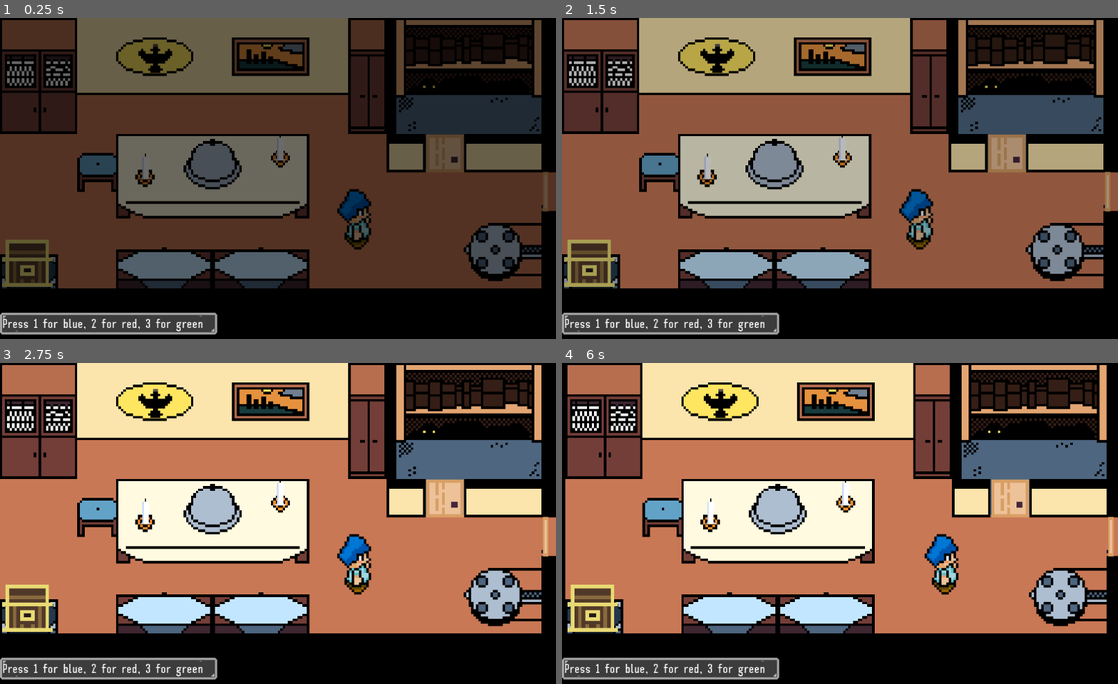
Above: before the commit, frames 1-4 (two rows, left to right).
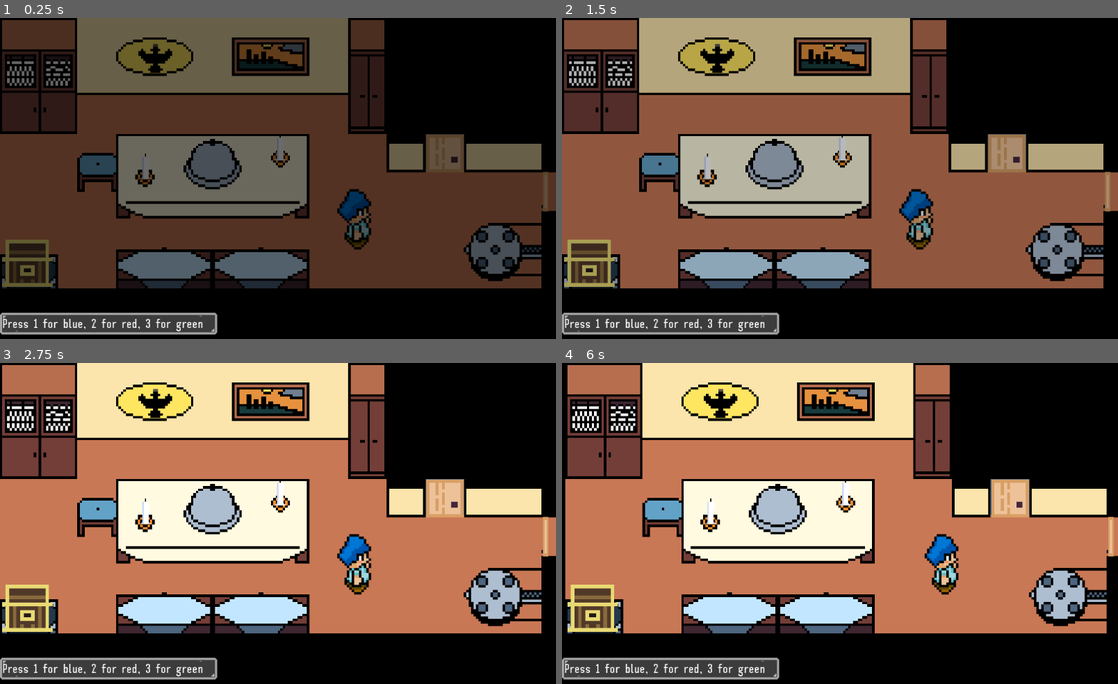
Above: after the commit, the same moments.

Repository: Archeologits/Fourgotten
Game: Godot game, scene res://Main.tscn
The game is run twice, just before and just after one commit, with the same random seed, the same clock (stepped at 60 frames per second) and the same inputs. Sound files missing from this copy of the repository are replaced by a short silence.
Inputs:
- Up to frame 1 (0.25 s): no input
- Up to frame 2 (1.5 s): click "New Game" at 0.5 s; click "New Game" at 1.25 s
- Up to frame 3 (2.75 s): click "Continue" at 2 s
- Up to frame 4 (6 s): click "Continue" at 2.75 s; click "Options" at 3.5 s; click "Apply Changes" at 4.25 s; click "Back" at 5 s; tap Enter (ui_accept) at 5.75 s; hold Right (ui_right) from 5.78 s (still down); hold E (interact) from 5.78 s (still down)

The runs differ from the first frame. In frame 1, 4.4% of the frame differs, in the area x 71-98%, y 0-37%; in frame 2, 6.0%; in frame 3, 6.2%; in frame 4, 6.1%.

Commit message:
First sound effects added

Diff:
--- a/Main.tscn
+++ b/Main.tscn
@@ -21,6 +21,7 @@
 [ext_resource path="res://common/furniture/chute/kitchen/KitchenGarbageChute.tscn" type="PackedScene" id=19]
 [ext_resource path="res://common/doors/GreenDoor/GreenDoor.tscn" type="PackedScene" id=20]
 [ext_resource path="res://common/foodbowl/FoodBowl.tscn" type="PackedScene" id=21]
+[ext_resource path="res://common/effects/pantry/Pantry.tscn" type="PackedScene" id=22]
 [ext_resource path="res://common/furniture/Crow/Crow.tscn" type="PackedScene" id=23]
 [ext_resource path="res://common/furniture/Chest/Chest.tscn" type="PackedScene" id=24]
 [ext_resource path="res://common/doors/PantryDoor/PantryDoor.tscn" type="PackedScene" id=25]
@@ -117,14 +118,14 @@
 [node name="Chest" parent="Furniture/BlueRoom" instance=ExtResource( 24 )]
 position = Vector2( 109.297, 1043.4 )
 
+[node name="Candle1" parent="Furniture/BlueRoom" instance=ExtResource( 14 )]
+position = Vector2( 304.741, 907.209 )
+
+[node name="Candle2" parent="Furniture/BlueRoom" instance=ExtResource( 14 )]
+position = Vector2( 527.609, 875.94 )
+
 [node name="PantryDoor" parent="Furniture/BlueRoom" instance=ExtResource( 25 )]
 position = Vector2( 800.232, 875.112 )
-
-[node name="Candle1" parent="Furniture/BlueRoom" instance=ExtResource( 14 )]
-position = Vector2( 304.741, 907.209 )
-
-[node name="Candle2" parent="Furniture/BlueRoom" instance=ExtResource( 14 )]
-position = Vector2( 527.609, 875.94 )
 
 [node name="BlueDoor" parent="Furniture/BlueRoom" instance=ExtResource( 26 )]
 position = Vector2( 968.472, 927.955 )
@@ -151,6 +152,12 @@
 
 [node name="RottenMeat" parent="Furniture/BlueRoom" instance=ExtResource( 9 )]
 position = Vector2( 415.856, 869.986 )
+
+[node name="Pantry" parent="Furniture/BlueRoom" instance=ExtResource( 22 )]
+margin_left = 707.611
+margin_top = 632.337
+margin_right = 1037.61
+margin_bottom = 832.337
 
 [node name="RedRoom" type="Node" parent="Furniture"]
 
@@ -308,6 +315,7 @@
 
 [node name="AudioPlayer" type="AudioStreamPlayer" parent="."]
 
+[connection signal="opened" from="Furniture/BlueRoom/PantryDoor" to="Furniture/BlueRoom/Pantry" method="_on_door_opened"]
 [connection signal="merge" from="Player1" to="." method="_on_merge"]
 [connection signal="merge" from="Player2" to="." method="_on_merge"]
 [connection signal="merge" from="Player3" to="." method="_on_merge"]
--- a/common/book/RecipeBook.gd
+++ b/common/book/RecipeBook.gd
@@ -4,14 +4,14 @@
 # Member variables
 export (String) var message : String = "Press 'E' to interact"
 onready var destination : Position2D = get_node("../RecipeBookDestination")
-var last_player : Player
 
 var pushed_down : bool = false
 var item_collected : bool = false
+var last_player : Player
 
 func interact(body : Player) -> void:
   if !pushed_down:
-    # Red pushes book down the hole (move book to Blue Room Pantry)
+    # Red pushes book down to Blue room pantry
     position = destination.position
     pushed_down = true
   elif !item_collected:
--- a/common/book/RecipeBook.tscn
+++ b/common/book/RecipeBook.tscn
@@ -1,7 +1,8 @@
-[gd_scene load_steps=4 format=2]
+[gd_scene load_steps=5 format=2]
 
 [ext_resource path="res://common/book/RecipeBook.gd" type="Script" id=1]
 [ext_resource path="res://common/book/recipebook.png" type="Texture" id=2]
+[ext_resource path="res://sounds/effects/7. BOOK FALLS TO FLOOR BELOW MASTER.wav" type="AudioStream" id=3]
 
 [sub_resource type="RectangleShape2D" id=1]
 extents = Vector2( 70, 70 )
@@ -16,5 +17,8 @@
 [node name="Collision" type="CollisionShape2D" parent="."]
 shape = SubResource( 1 )
 
+[node name="Audio" type="AudioStreamPlayer2D" parent="."]
+stream = ExtResource( 3 )
+
 [connection signal="body_entered" from="." to="." method="_on_player_entered"]
 [connection signal="body_exited" from="." to="." method="_on_player_exited"]
--- a/common/doors/BlueDoor/BlueDoor.tscn
+++ b/common/doors/BlueDoor/BlueDoor.tscn
@@ -1,8 +1,9 @@
-[gd_scene load_steps=7 format=2]
+[gd_scene load_steps=8 format=2]
 
 [ext_resource path="res://common/doors/Door.gd" type="Script" id=1]
 [ext_resource path="res://common/doors/BlueDoor/door2_open.png" type="Texture" id=2]
 [ext_resource path="res://common/doors/BlueDoor/door2_closed.png" type="Texture" id=3]
+[ext_resource path="res://sounds/effects/16. DOOR OPENS MASTER.wav" type="AudioStream" id=4]
 
 [sub_resource type="SpriteFrames" id=1]
 animations = [ {
@@ -42,5 +43,8 @@
 [node name="Interact" type="CollisionShape2D" parent="Interact"]
 shape = SubResource( 3 )
 
+[node name="Audio" type="AudioStreamPlayer2D" parent="."]
+stream = ExtResource( 4 )
+
 [connection signal="body_entered" from="Interact" to="." method="_on_player_entered"]
 [connection signal="body_exited" from="Interact" to="." method="_on_player_exited"]
--- a/common/doors/Door.gd
+++ b/common/doors/Door.gd
@@ -7,21 +7,25 @@
 export (String) var message : String = "Press 'E' to interact"
 export (String) var closed : String = "Can't open"
 export (String) var opened : String = "Door opened!!"
-onready var interact : Area2D = $Interact
 
+var interactible : bool = true
 var door_opened : bool = false
-var interactible : bool = true
 var last_player : Player
 
+signal opened()
+
 func _ready() -> void:
-  interact.connect("body_entered", self, "_on_player_entered")
-  interact.connect("body_exited", self, "_on_player_exited")
+  $Interact.connect("body_entered", self, "_on_player_entered")
+  $Interact.connect("body_exited", self, "_on_player_exited")
 
 func interact(body : Player) -> void:
   if !door_opened and (key_name == "" or body.tools.has(key_name)):
     Util.swap_message(opened)
     door_opened = true
     $Collision.queue_free()
+    $Interact.queue_free()
+    emit_signal("opened")
+    $Audio.play()
     play("open")
   else:
     Util.swap_message(closed)
--- a/common/doors/GreenDoor/GreenDoor.tscn
+++ b/common/doors/GreenDoor/GreenDoor.tscn
@@ -1,8 +1,9 @@
-[gd_scene load_steps=7 format=2]
+[gd_scene load_steps=8 format=2]
 
 [ext_resource path="res://common/doors/BlueDoor/door2_open.png" type="Texture" id=1]
 [ext_resource path="res://common/doors/BlueDoor/door2_closed.png" type="Texture" id=2]
 [ext_resource path="res://common/doors/Door.gd" type="Script" id=3]
+[ext_resource path="res://sounds/effects/16. DOOR OPENS MASTER.wav" type="AudioStream" id=4]
 
 [sub_resource type="SpriteFrames" id=1]
 animations = [ {
@@ -42,5 +43,8 @@
 [node name="Interact" type="CollisionShape2D" parent="Interact"]
 shape = SubResource( 3 )
 
+[node name="Audio" type="AudioStreamPlayer2D" parent="."]
+stream = ExtResource( 4 )
+
 [connection signal="body_entered" from="Interact" to="." method="_on_player_entered"]
 [connection signal="body_exited" from="Interact" to="." method="_on_player_exited"]
--- a/common/doors/PantryDoor/PantryDoor.tscn
+++ b/common/doors/PantryDoor/PantryDoor.tscn
@@ -1,8 +1,9 @@
-[gd_scene load_steps=7 format=2]
+[gd_scene load_steps=8 format=2]
 
 [ext_resource path="res://common/doors/PantryDoor/door_open.png" type="Texture" id=1]
 [ext_resource path="res://common/doors/PantryDoor/door_closed.png" type="Texture" id=2]
 [ext_resource path="res://common/doors/Door.gd" type="Script" id=3]
+[ext_resource path="res://sounds/effects/16. DOOR OPENS MASTER.wav" type="AudioStream" id=4]
 
 [sub_resource type="SpriteFrames" id=1]
 animations = [ {
@@ -29,6 +30,7 @@
 frames = SubResource( 1 )
 animation = "closed"
 script = ExtResource( 3 )
+door_name = "Pantry Door"
 key_name = "Blue key"
 
 [node name="Collision" type="StaticBody2D" parent="."]
@@ -42,5 +44,8 @@
 [node name="Interact" type="CollisionShape2D" parent="Interact"]
 shape = SubResource( 3 )
 
+[node name="Audio" type="AudioStreamPlayer2D" parent="."]
+stream = ExtResource( 4 )
+
 [connection signal="body_entered" from="Interact" to="." method="_on_player_entered"]
 [connection signal="body_exited" from="Interact" to="." method="_on_player_exited"]
--- a/common/doors/RedDoor/RedDoor.tscn
+++ b/common/doors/RedDoor/RedDoor.tscn
@@ -1,8 +1,9 @@
-[gd_scene load_steps=7 format=2]
+[gd_scene load_steps=8 format=2]
 
 [ext_resource path="res://common/doors/Door.gd" type="Script" id=1]
 [ext_resource path="res://common/doors/PantryDoor/door_open.png" type="Texture" id=2]
 [ext_resource path="res://common/doors/PantryDoor/door_closed.png" type="Texture" id=3]
+[ext_resource path="res://sounds/effects/16. DOOR OPENS MASTER.wav" type="AudioStream" id=4]
 
 [sub_resource type="SpriteFrames" id=1]
 animations = [ {
@@ -44,5 +45,8 @@
 position = Vector2( 0, -13.7886 )
 shape = SubResource( 3 )
 
+[node name="Audio" type="AudioStreamPlayer2D" parent="."]
+stream = ExtResource( 4 )
+
 [connection signal="body_entered" from="Interact" to="." method="_on_player_entered"]
 [connection signal="body_exited" from="Interact" to="." method="_on_player_exited"]
--- /dev/null
+++ b/common/effects/pantry/Pantry.gd
@@ -0,0 +1,6 @@
+extends ColorRect
+
+func _on_door_opened():
+  $Animation.play("reveal")
+  yield($Animation, "animation_finished")
+  queue_free()
--- /dev/null
+++ b/common/effects/pantry/Pantry.tscn
@@ -0,0 +1,31 @@
+[gd_scene load_steps=3 format=2]
+
+[ext_resource path="res://common/effects/pantry/Pantry.gd" type="Script" id=1]
+
+[sub_resource type="Animation" id=1]
+resource_name = "reveal"
+length = 0.4
+tracks/0/type = "value"
+tracks/0/path = NodePath(".:color")
+tracks/0/interp = 1
+tracks/0/loop_wrap = true
+tracks/0/imported = false
+tracks/0/enabled = true
+tracks/0/keys = {
+"times": PoolRealArray( 0, 0.4 ),
+"transitions": PoolRealArray( 1, 1 ),
+"update": 0,
+"values": [ Color( 0, 0, 0, 1 ), Color( 0, 0, 0, 0 ) ]
+}
+
+[node name="Pantry" type="ColorRect"]
+margin_right = 400.0
+margin_bottom = 200.0
+color = Color( 0, 0, 0, 1 )
+script = ExtResource( 1 )
+__meta__ = {
+"_edit_use_anchors_": false
+}
+
+[node name="Animation" type="AnimationPlayer" parent="."]
+anims/reveal = SubResource( 1 )
--- a/common/furniture/Chest/Chest.gd
+++ b/common/furniture/Chest/Chest.gd
@@ -6,6 +6,6 @@
     body.collect_tool("Blue key")
     item_collected = true
     $Sprite.play("open")
-#    $Audio.play()
+    $Audio.play()
   else:
     Util.shake()
--- a/common/furniture/Chest/Chest.tscn
+++ b/common/furniture/Chest/Chest.tscn
@@ -1,8 +1,9 @@
-[gd_scene load_steps=7 format=2]
+[gd_scene load_steps=8 format=2]
 
 [ext_resource path="res://common/furniture/Chest/Chest.gd" type="Script" id=1]
 [ext_resource path="res://common/furniture/Chest/chest_closed.png" type="Texture" id=2]
 [ext_resource path="res://common/furniture/Chest/chest_open.png" type="Texture" id=3]
+[ext_resource path="res://sounds/effects/6. UNLOCK DOOR OR CHEST MASTER.wav" type="AudioStream" id=4]
 
 [sub_resource type="SpriteFrames" id=1]
 animations = [ {
@@ -43,3 +44,4 @@
 shape = SubResource( 3 )
 
 [node name="Audio" type="AudioStreamPlayer2D" parent="."]
+stream = ExtResource( 4 )
--- a/common/furniture/Microwave/Microwave.gd
+++ b/common/furniture/Microwave/Microwave.gd
@@ -9,8 +9,7 @@
     body.collect_tool("Butter knife")
     item_collected = true
     $Sprite.play("break")
-    # If audio added - simply uncomment the following
-#    $Audio.play()
+    $Audio.play()
   else:
+    Util.swap_message("I have nothing to microwave")
     Util.shake()
-    Util.swap_message("I have nothing to microwave")
--- a/common/furniture/Microwave/Microwave.tscn
+++ b/common/furniture/Microwave/Microwave.tscn
@@ -1,8 +1,9 @@
-[gd_scene load_steps=16 format=2]
+[gd_scene load_steps=17 format=2]
 
 [ext_resource path="res://common/furniture/Microwave/Microwave.gd" type="Script" id=1]
 [ext_resource path="res://common/furniture/Microwave/microwave.png" type="Texture" id=2]
 [ext_resource path="res://common/furniture/Microwave/microwave_broken_anim.png" type="Texture" id=3]
+[ext_resource path="res://sounds/effects/9. MICROWAVE MASTER.wav" type="AudioStream" id=4]
 
 [sub_resource type="AtlasTexture" id=1]
 flags = 4
@@ -89,3 +90,4 @@
 shape = SubResource( 12 )
 
 [node name="Audio" type="AudioStreamPlayer2D" parent="."]
+stream = ExtResource( 4 )
--- a/common/furniture/Oven/Oven.gd
+++ b/common/furniture/Oven/Oven.gd
@@ -8,6 +8,7 @@
     if body.tools.has("Lighter"):
       Util.swap_message("Oven is turned on!!")
       $Sprite.play("on")
+      $Audio.play()
       is_off = false
     else:
       Util.swap_message("I need something to turn on the oven")
--- a/common/furniture/Oven/Oven.tscn
+++ b/common/furniture/Oven/Oven.tscn
@@ -1,8 +1,9 @@
-[gd_scene load_steps=7 format=2]
+[gd_scene load_steps=8 format=2]
 
 [ext_resource path="res://common/furniture/Oven/oven_on.png" type="Texture" id=1]
 [ext_resource path="res://common/furniture/Oven/oven_off.png" type="Texture" id=2]
 [ext_resource path="res://common/furniture/Oven/Oven.gd" type="Script" id=3]
+[ext_resource path="res://sounds/effects/5. LIGHT OVEN MASTER.wav" type="AudioStream" id=4]
 
 [sub_resource type="SpriteFrames" id=1]
 animations = [ {
@@ -41,3 +42,6 @@
 
 [node name="Interact" type="CollisionShape2D" parent="Interact"]
 shape = SubResource( 3 )
+
+[node name="Audio" type="AudioStreamPlayer2D" parent="."]
+stream = ExtResource( 4 )
--- a/common/furniture/chute/kitchen/KitchenGarbageChute.tscn
+++ b/common/furniture/chute/kitchen/KitchenGarbageChute.tscn
@@ -1,8 +1,9 @@
-[gd_scene load_steps=7 format=2]
+[gd_scene load_steps=8 format=2]
 
 [ext_resource path="res://common/furniture/chute/kitchen/KitchenGarbageChute.gd" type="Script" id=1]
 [ext_resource path="res://common/furniture/chute/kitchen/wallchute.png" type="Texture" id=2]
 [ext_resource path="res://common/furniture/chute/kitchen/wallchute_open.png" type="Texture" id=3]
+[ext_resource path="res://sounds/effects/13. UNSCREWING MASTER.wav" type="AudioStream" id=4]
 
 [sub_resource type="SpriteFrames" id=1]
 animations = [ {
@@ -41,3 +42,6 @@
 [node name="Timer" type="Timer" parent="."]
 wait_time = 0.5
 one_shot = true
+
+[node name="Audio" type="AudioStreamPlayer2D" parent="."]
+stream = ExtResource( 4 )
Not shown: 1 places in Main.tscn that only renumber resources
